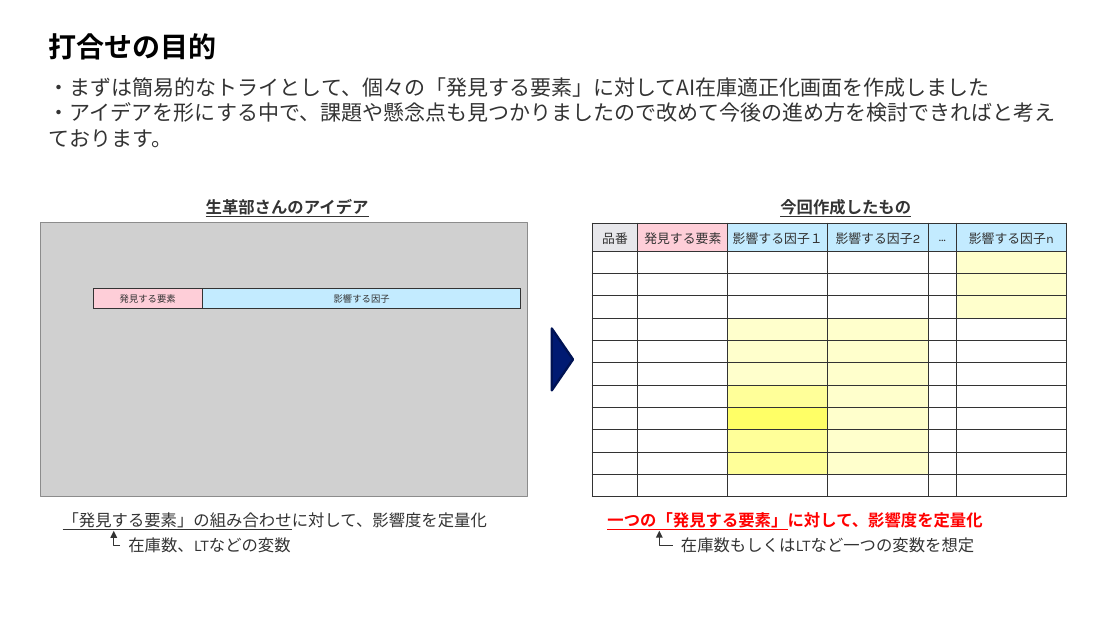
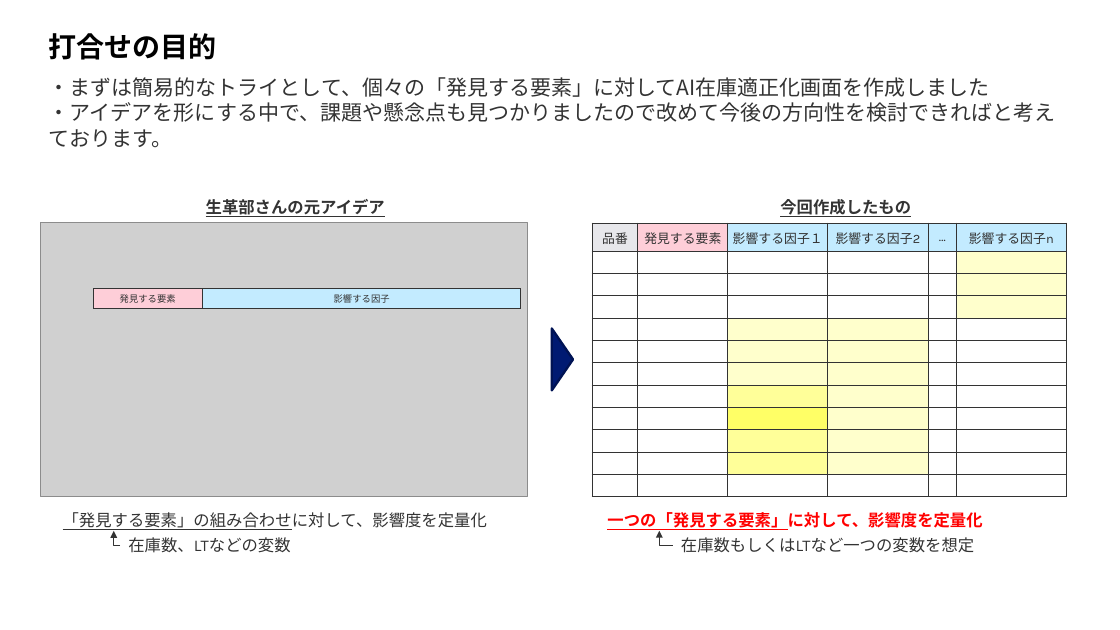
Before and after one commit to chachaokayu/sample, a slide deck: slide 1 of 20231117/20231123_簡易AI在庫適正化画面→高橋さんなど.pptx (slide 2 before the commit). Drawn at 1120x630 pixels with LibreOffice and Linux fonts; fonts in the diff are those of the drawing; grey boxes stand for pictures; background and template pictures are left out. Boxes give left, top, right and bottom in pixels: in the first picture for what was removed or moved away, otherwise in the second. Text is boxed around its words. In the diff, an @@ line names an element or a change of style, - is before the commit and + after.

```diff
--- a/20231117/20231123_簡易AI在庫適正化画面→高橋さんなど.pptx
+++ b/20231117/20231123_簡易AI在庫適正化画面→高橋さんなど.pptx
@@ text at (49, 102, 1055, 147): text changed @@
-・アイデアを形にする中で、課題や懸念点も見つかりましたので改めて今後の進め方を検討できればと考えております。
+・アイデアを形にする中で、課題や懸念点も見つかりましたので改めて今後の方向性を検討できればと考えております。
@@ text at (206, 199, 385, 217): text changed @@
-生革部さんのアイデア
+生革部さんの元アイデア
```
Also in this commit, not shown: 2 other slides changed, 4 slides added, 1 slide removed.
